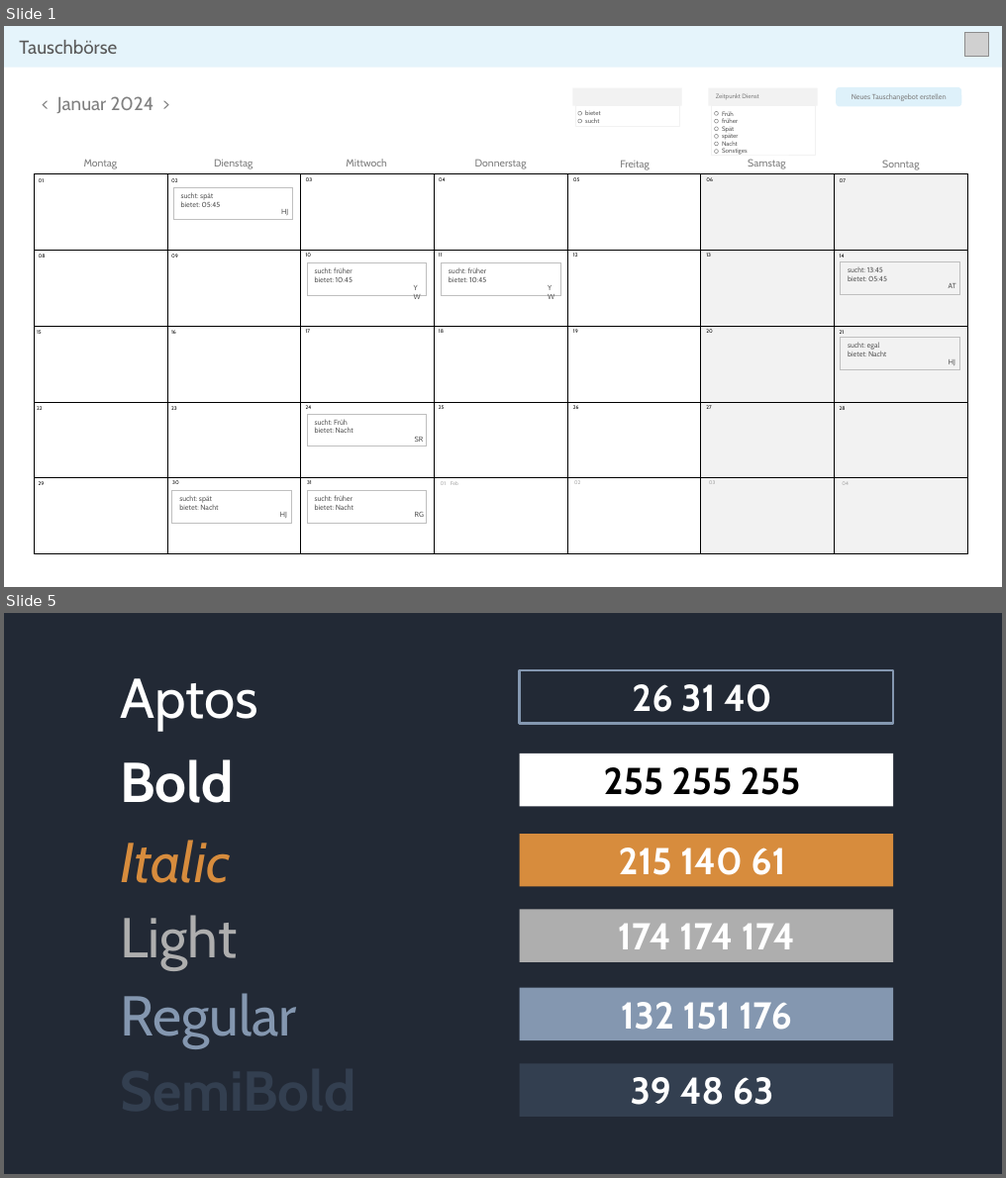
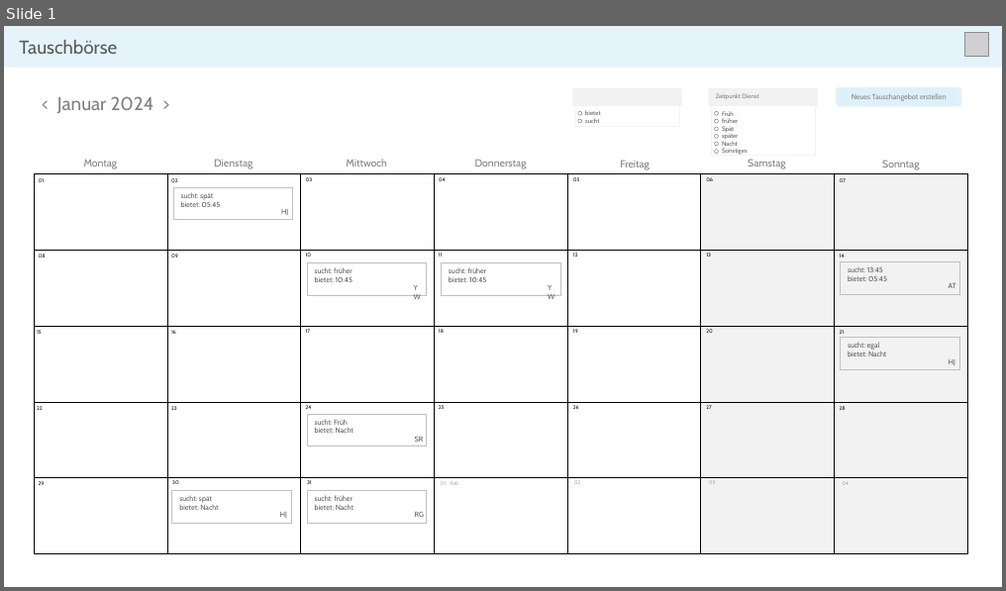
Before and after one commit to philippabele/shift-change-with-angular-draft-b, a slide deck: docs/Mockups.pptx. Shown one above the other, each under a label of ours: slides 1 and 5 before the commit, slide 1 after it; the slides between them are not shown. The pictures are 1006x1178 and 1006x591 pixels, drawn with LibreOffice and Linux fonts; fonts in the diff are those of the drawing; grey boxes stand for pictures; background and template pictures are left out. Boxes give left, top, right and bottom in pixels: in the first picture for what was removed or moved away, otherwise in the second. Text is boxed around its words. In the diff, an @@ line names an element or a change of style, - is before the commit and + after.

```diff
--- a/docs/Mockups.pptx
+++ b/docs/Mockups.pptx
@@ slide 5 removed at (4,613,1002,1174), background #222935 @@
@@ group removed at (120,670,894,1117): 5 rectangles, 4 texts @@
-Bold
-Italic
-Regular
-255 255 255
-39 48 63
-132 151 176
-215 140 61
-26 31 40
-Aptos
@@ rectangle removed at (520,909,894,962) @@
-174 174 174
@@ text removed at (120,915,237,970) @@
-Light
```
Also in this commit, not shown: 1 slide changed, 9 other slides removed, 4 other files.
